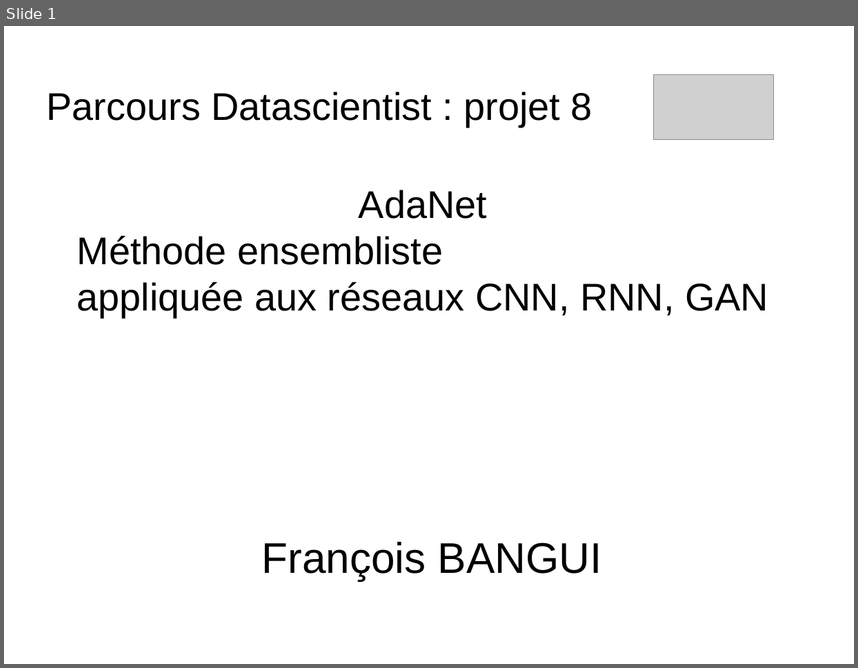
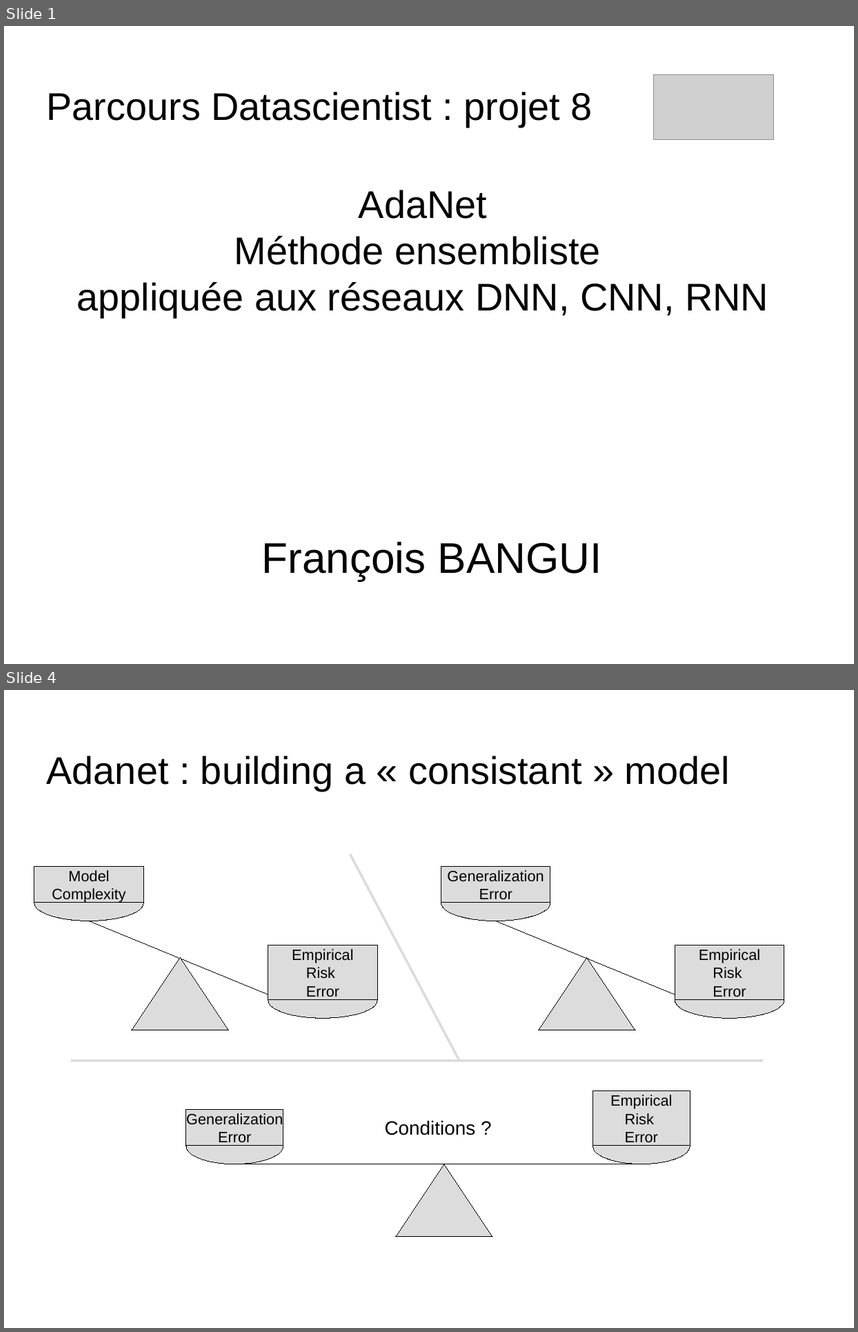
Before and after one commit to dataforcast/OC_Datascientist, a slide deck: P8/report/Openclassrooms_ParcoursDatascientist_P8-V1.odp. Shown one above the other, each under a label of ours: slide 1 before the commit, slides 1 and 4 after it; the slides between them are not shown. The pictures are 858x668 and 858x1332 pixels, drawn with LibreOffice and Linux fonts; fonts in the diff are those of the drawing; grey boxes stand for pictures; background and template pictures are left out. Boxes give left, top, right and bottom in pixels: in the first picture for what was removed or moved away, otherwise in the second. Text is boxed around its words. In the diff, an @@ line names an element or a change of style, - is before the commit and + after.

Commit message:
Adanet : before rework

```diff
--- a/P8/report/Openclassrooms_ParcoursDatascientist_P8-V1.odp
+++ b/P8/report/Openclassrooms_ParcoursDatascientist_P8-V1.odp
@@ slide 4 added at [4, 690, 854, 1328], background picture (left out) @@
@@ title added at [47, 756, 730, 791], 36 pt, text #000000 @@
+Adanet : building a « consistant » model
@@ line added from (350, 854) to (460, 1061), #DCDCDC 2.3 pt @@
@@ group added at [34, 866, 378, 1029]: 2 ellipses, 2 rectangles, 1 triangle, 1 line @@
+Model
+Complexity
+Empirical
+Risk
+Error
@@ group added at [441, 866, 784, 1029]: 2 ellipses, 2 rectangles, 1 triangle, 1 line @@
+Generalization
+Error
+Empirical
+Risk
+Error
@@ line added from (71, 1061) to (763, 1061), #DCDCDC 2.3 pt @@
@@ group added at [186, 1091, 691, 1236]: 2 ellipses, 2 rectangles, 1 triangle, 1 line, 1 text @@
+Generalization
+Error
+Empirical
+Risk
+Error
+Conditions ?
@@ slide 1 changed as well @@
@@ text at [234, 236, 601, 265]: alignment left to centre @@
@@ text at [77, 282, 769, 317]: text changed @@
-appliquée aux réseaux CNN, RNN, GAN
+appliquée aux réseaux DNN, CNN, RNN
```
Also in this commit, not shown: 10 other slides changed, 16 other slides added, 7 other files.
